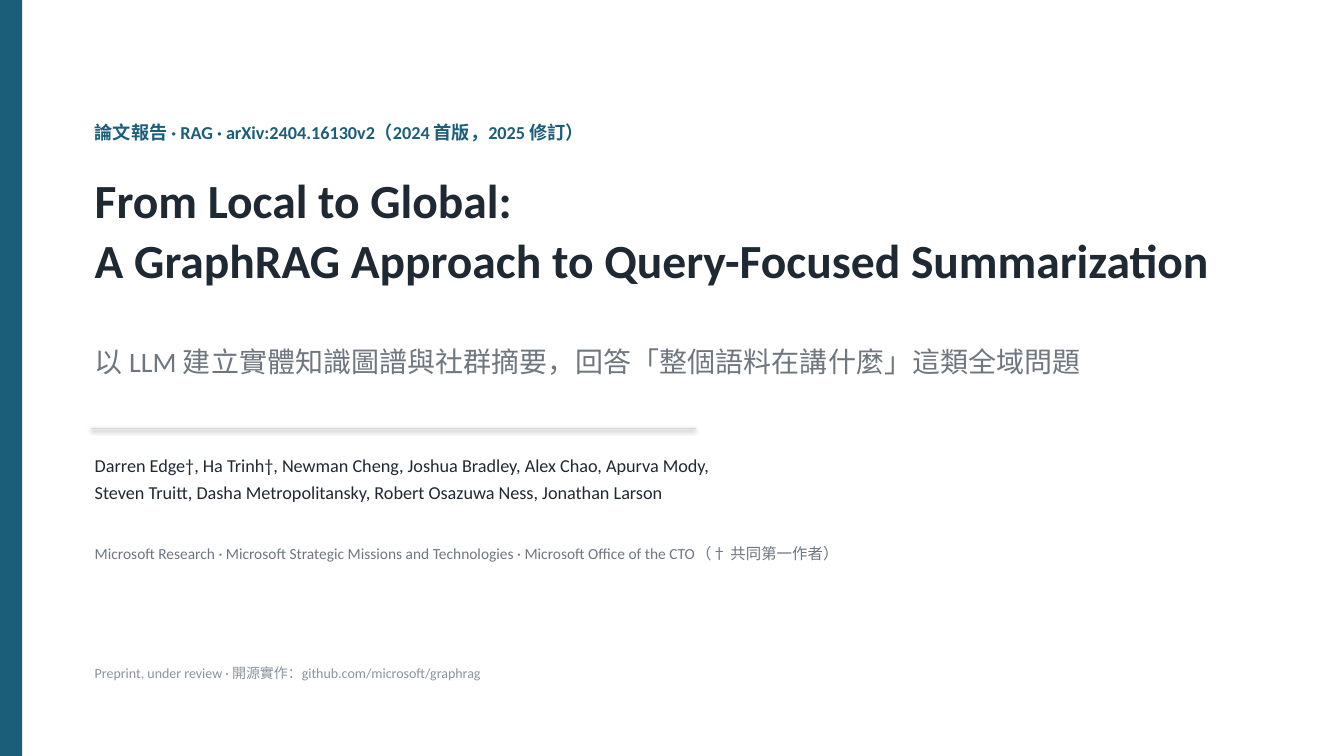
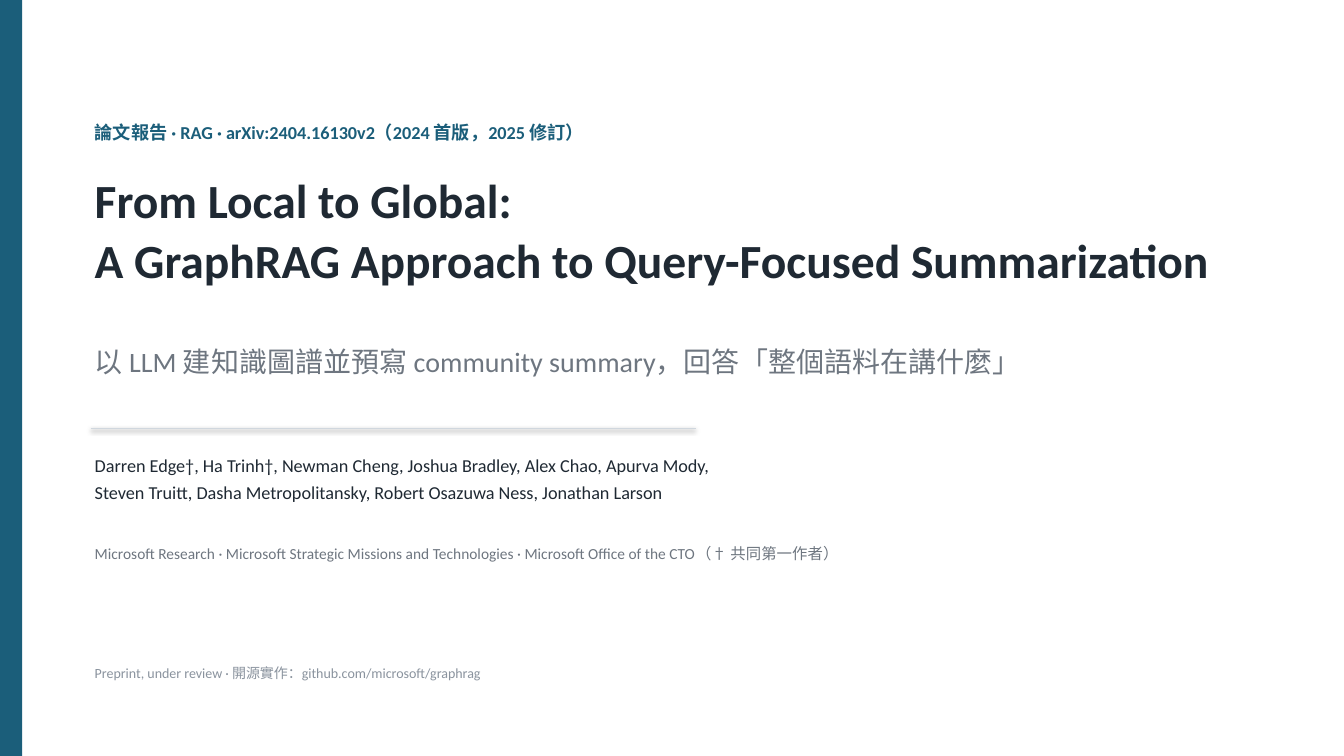
Before and after one commit to Moris-Zhan/CV-RAG-LLM-Papers, a slide deck: slide 1 of RAG/2024_GraphRAG/slides_zh-TW.pptx. Drawn at 1344x756 pixels with LibreOffice and Linux fonts; fonts in the diff are those of the drawing. Boxes give left, top, right and bottom in pixels: in the first picture for what was removed or moved away, otherwise in the second. Text is boxed around its words. In the diff, an @@ line names an element or a change of style, - is before the commit and + after.

```diff
--- a/RAG/2024_GraphRAG/slides_zh-TW.pptx
+++ b/RAG/2024_GraphRAG/slides_zh-TW.pptx
@@ text at [95,348,1020,377]: text changed @@
-以 LLM 建立實體知識圖譜與社群摘要，回答「整個語料在講什麼」這類全域問題
+以 LLM 建知識圖譜並預寫 community summary，回答「整個語料在講什麼」
```
Also in this commit, not shown: 14 other slides changed, 2 slides added, 14 other files.
